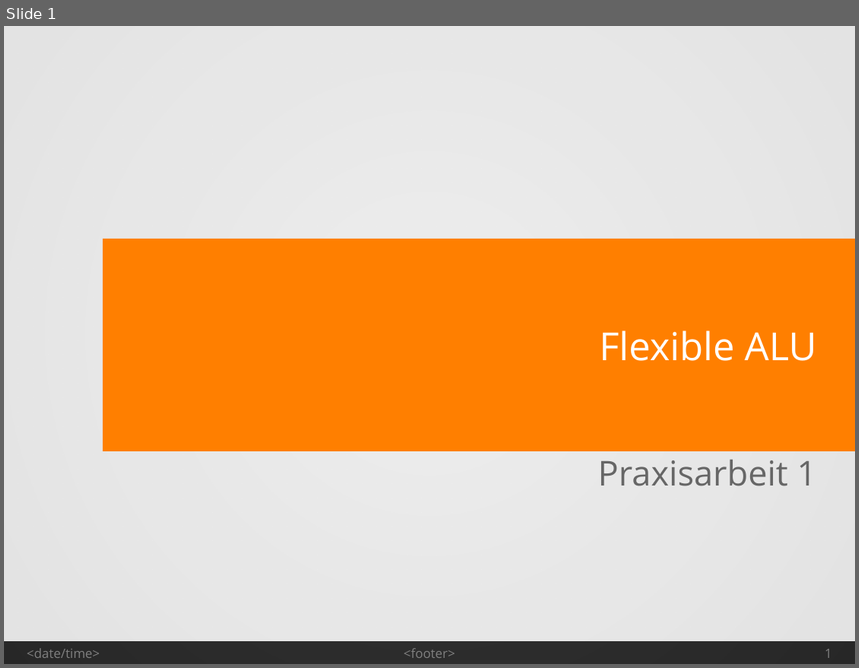
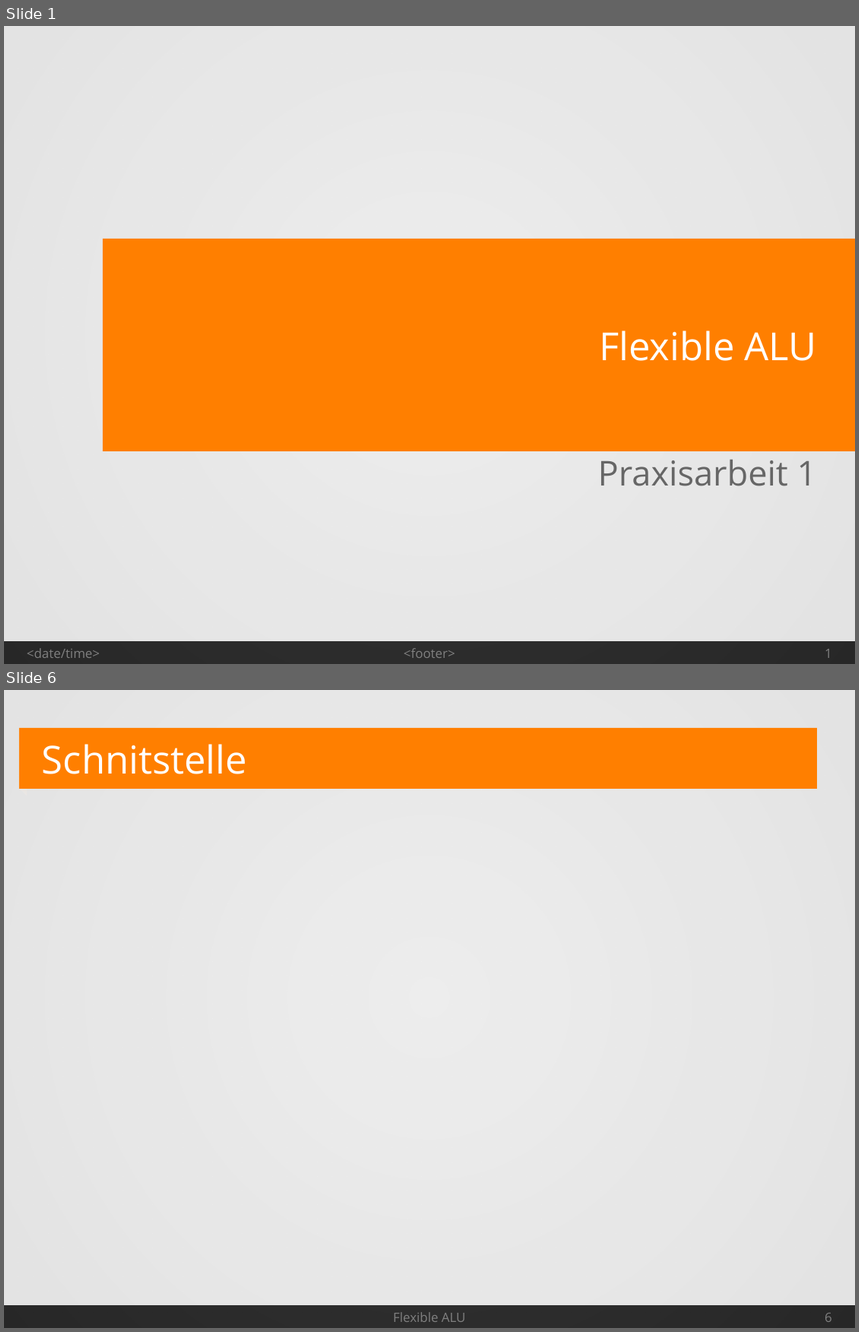
Before and after one commit to Geend/FHDWLogicWorksLib, a slide deck: alu-4/Spec/AluSpec.odp. Shown one above the other, each under a label of ours: slide 1 before the commit, slides 1 and 6 after it; the slides between them are not shown. The pictures are 859x668 and 859x1332 pixels, drawn with LibreOffice and Linux fonts; fonts in the diff are those of the drawing. Boxes give left, top, right and bottom in pixels: in the first picture for what was removed or moved away, otherwise in the second. Text is boxed around its words. In the diff, an @@ line names an element or a change of style, - is before the commit and + after.

```diff
--- a/alu-4/Spec/AluSpec.odp
+++ b/alu-4/Spec/AluSpec.odp
@@ slide 6 added at bbox=[4, 690, 855, 1328], background #FFFFFF; not listed: 2 template elements that a slide beside it also shows @@
@@ rectangle added at bbox=[19, 728, 817, 789], fill #FF7F00 @@
@@ title added at bbox=[42, 744, 247, 774], 36 pt, text #FFFFFF @@
+Schnitstelle
@@ right triangle added at bbox=[19, 788, 27, 796], fill gradient #BF5F00 @@
@@ text added at bbox=[393, 1312, 466, 1322], 12 pt, text #808080 @@
+Flexible ALU
@@ page number added at bbox=[825, 1313, 832, 1322], 12 pt, text #808080 @@
+6
```
Also in this commit, not shown: 8 other slides added, 4 other files.
